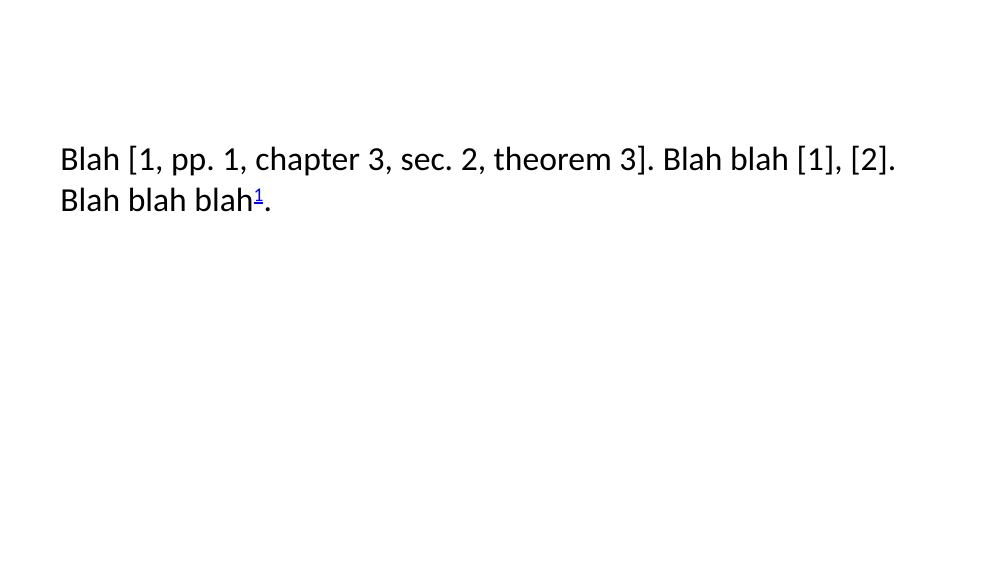
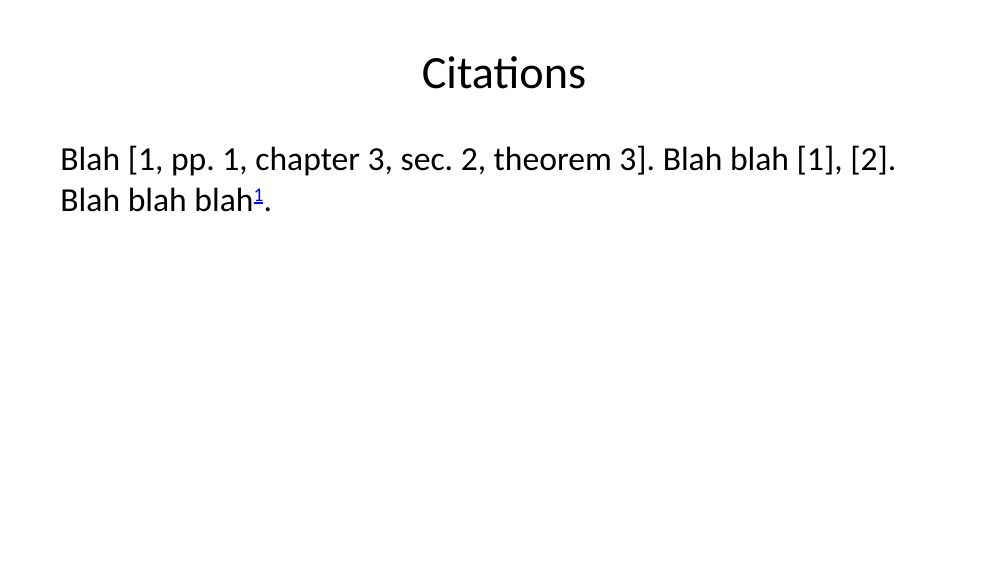
Before and after one commit to sun123zxy/sunquartex, a slide deck: slide 6 of examples/enpre.pptx (slide 9 before the commit). Drawn at 1008x567 pixels with LibreOffice and Linux fonts; fonts in the diff are those of the drawing. Boxes give left, top, right and bottom in pixels: in the first picture for what was removed or moved away, otherwise in the second. Text is boxed around its words. In the diff, an @@ line names an element or a change of style, - is before the commit and + after.

```diff
--- a/examples/enpre.pptx
+++ b/examples/enpre.pptx
@@ title added at <box>422,56,586,89</box>, 33 pt, text #000000 @@
+Citations
```
Also in this commit, not shown: 7 other slides changed, 8 slides removed, 27 other files.
